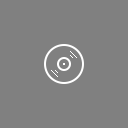
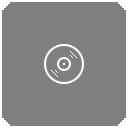
The second 128px x 128px image is a revision of the first. Changes to its layers:
added layer "border" above "Ellipse 1 copy 2" over [left=0, top=0, right=128, bottom=128]
